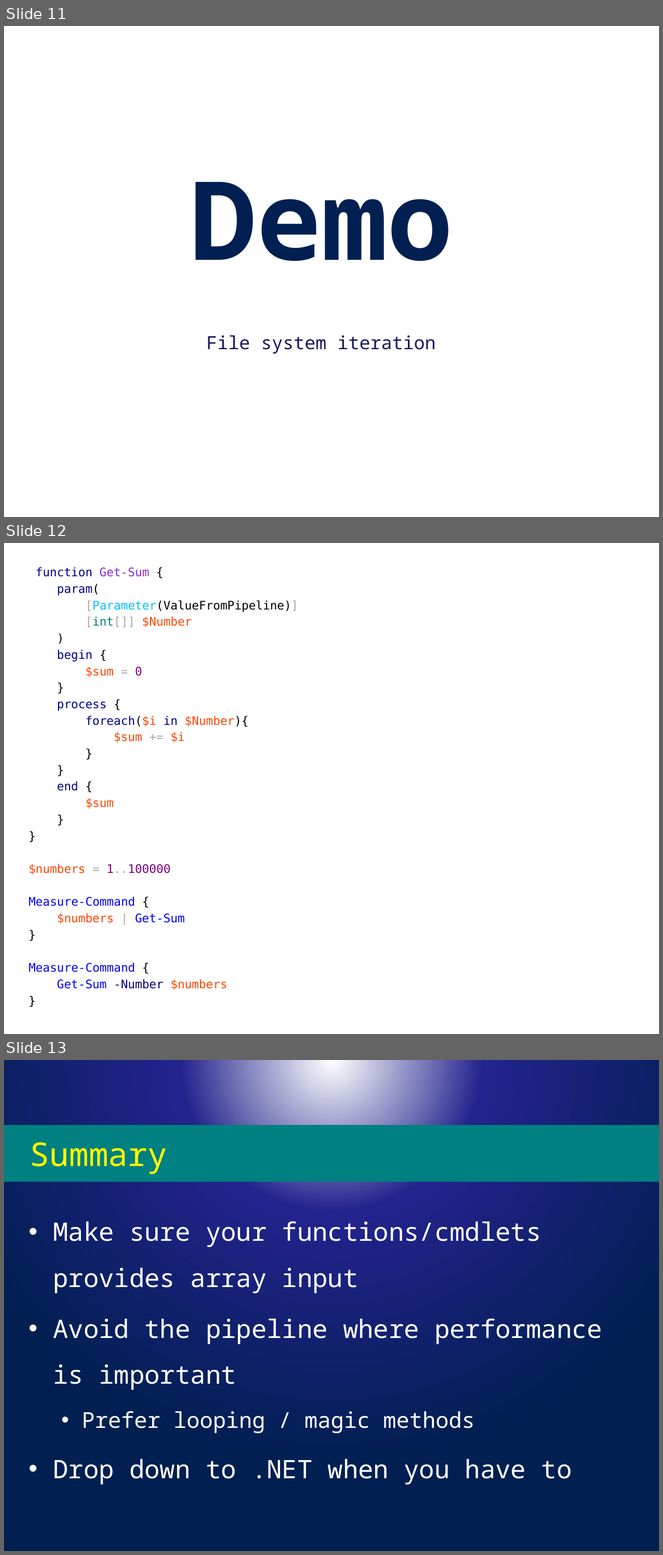
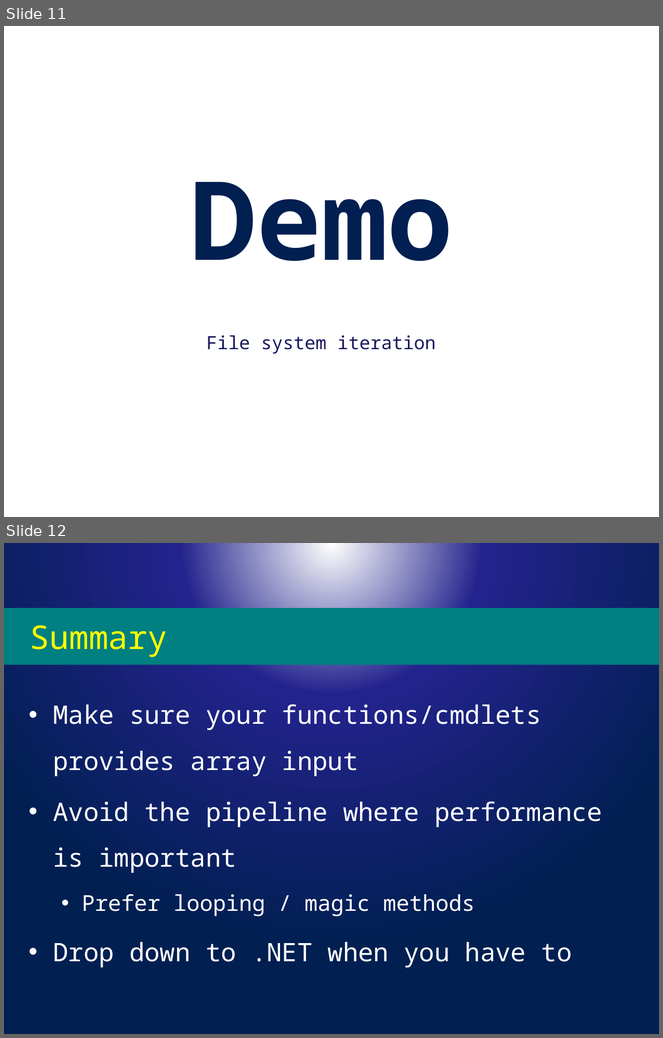
Before and after one commit to powercode/PSConfEU, a slide deck: PSCONFEU_Perf2017.pptx. Shown one above the other, each under a label of ours: slides 11, 12 and 13 before the commit, slides 11 and 12 after it. The pictures are 663x1555 and 663x1038 pixels, drawn with LibreOffice and Linux fonts; fonts in the diff are those of the drawing; background and template pictures are left out. Boxes give left, top, right and bottom in pixels: in the first picture for what was removed or moved away, otherwise in the second. Text is boxed around its words. In the diff, an @@ line names an element or a change of style, - is before the commit and + after.

```diff
--- a/PSCONFEU_Perf2017.pptx
+++ b/PSCONFEU_Perf2017.pptx
@@ slide 12 removed at (4,543,659,1034), background #FFFFFF @@
@@ text removed at (28,567,299,991) @@
-function Get-Sum {
-param(
-[Parameter(ValueFromPipeline)]
-[int[]] $Number
-)
-begin {
-$sum = 0
-}
-process {
-foreach($i in $Number){
-$sum += $i
-}
-}
-end {
-$sum
-}
-}
-$numbers = 1..100000
-Measure-Command {
-$numbers | Get-Sum
-}
-Measure-Command {
-Get-Sum -Number $numbers
-}
@@ what was slide 13 is now slide 12 @@
```
Also in this commit, not shown: 12 other files.
